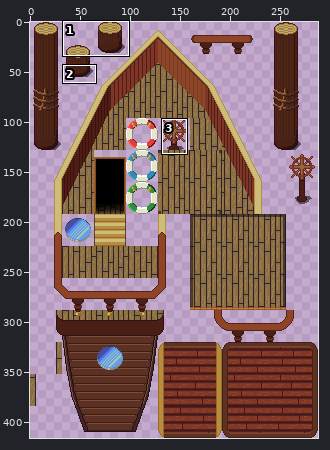
A sprite sheet gets an edit: tileset/ship/PNG/32x32/ship.png. Above: a wide view before the commit, with the close-up outlined.
Close-up. First the earlier version:
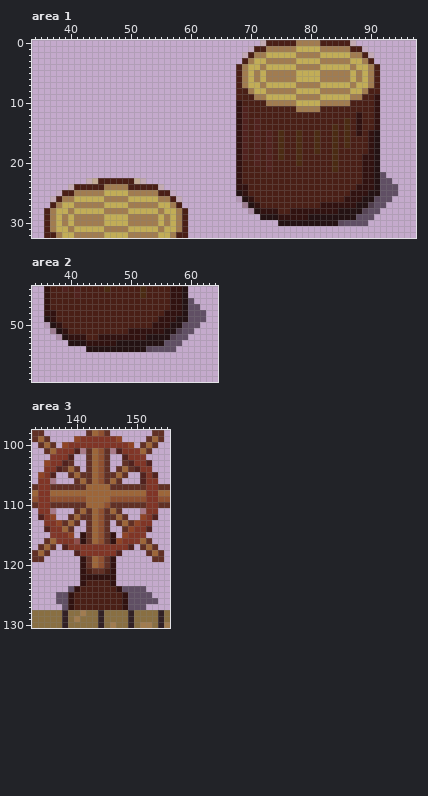
The file is 288x416 pixels. Pixels under 10% opacity are left out. Colours within 5 levels of each other are drawn and written as one. Shown: area 1: x 34..97, y 0..32; area 2: x 34..64, y 44..59; area 3: x 133..155, y 98..130. The commit also changed other parts of the picture, which this record leaves out.
Now the later version:
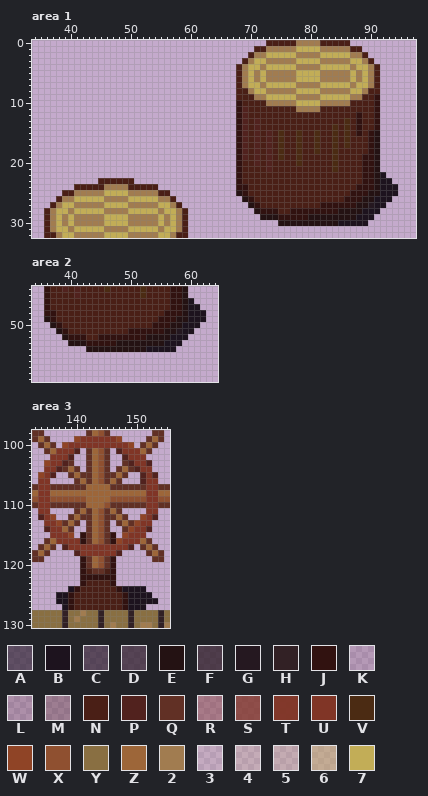
Palette (. is transparent): A #1d131e99  B #1d131e  C #1f131da3  D #22141dad  E #241213  F #24151cba  G #251820  H #322125  J #311210  K #4a1f161f  L #4a1f1631  M #4a1f1652  N #4a1f16  P #51221e  Q #613025  R #80352668  S #803526c8  T #803526f8  U #803526  V #4b2b13  W #8f4426  X #8f5030  Y #896f42  Z #9d6639  2 #a17c50  3 #c2ad571a  4 #c2ad572d  5 #c2ad5738  6 #c2ad5779  7 #c2ad57
The exact change:
Area 1:
y 0: x 72 5 -> .; x 87 5 -> .
y 1: x 70 3 -> .; x 89 3 -> .
y 2: x 69 4 -> .; x 90 4 -> .
y 22: x 92 A -> B
y 23: x 43..44 56 -> ..; x 51..52 65 -> ..; x 92..93 AA -> BB
y 24: x 40 5 -> .; x 55 5 -> .; x 92..94 AAA -> BBB
y 25: x 38 3 -> .; x 57 3 -> .; x 92..94 AAA -> BBB
y 26: x 37 4 -> .; x 58 4 -> .; x 68 K -> .; x 91..93 CAA -> BBB
y 27: x 69 M -> .; x 90..92 FAA -> GBB
y 28: x 70 L -> .; x 89..91 DAA -> BBB
y 29: x 88..90 AAA -> BBB
y 30: x 85..89 CAAAA -> BBBBB
Area 2:
y 46: x 60 A -> B
y 47: x 60..61 AA -> BB
y 48..49: x 60..62 AAA -> BBB
y 50: x 36 K -> .; x 59..61 CAA -> BBB
y 51: x 37 M -> .; x 58..60 FAA -> GBB
y 52: x 38 L -> .; x 57..59 DAA -> BBB
y 53: x 56..58 AAA -> BBB
y 54: x 53..57 CAAAA -> BBBBB
Area 3:
y 101: x 137 T -> U; x 141 R -> .; x 146 R -> .; x 150 T -> U
y 102: x 136 T -> U; x 151 T -> U
y 106: x 136 R -> .
y 111: x 136 R -> .; x 151 R -> .
y 115: x 136 T -> U; x 151 T -> U
y 116: x 137 T -> U; x 140 S -> U; x 150 T -> U
y 124: x 139 A -> B; x 148..151 AAAA -> BBBB
y 125: x 137..138 AA -> BB; x 149..152 AAAA -> BBBB
y 126: x 137..138 AA -> BB; x 149..153 AAAAA -> BBBBB
y 127: x 138 A -> B; x 149..151 AAA -> BBB
